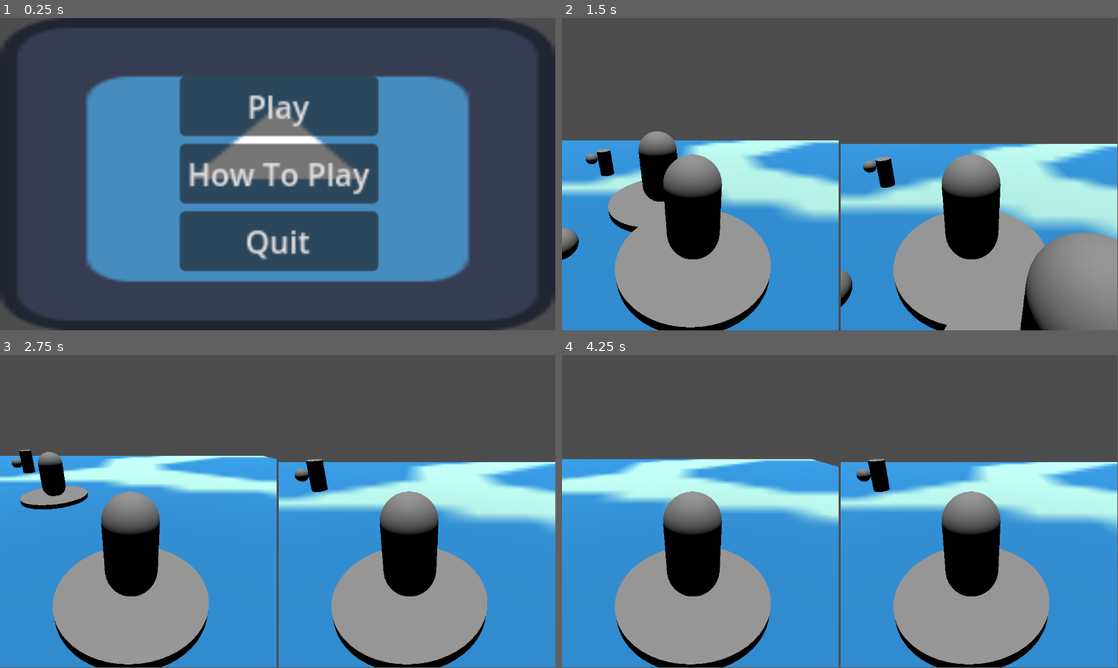
Above: before the commit, frames 1-4 (two rows, left to right).
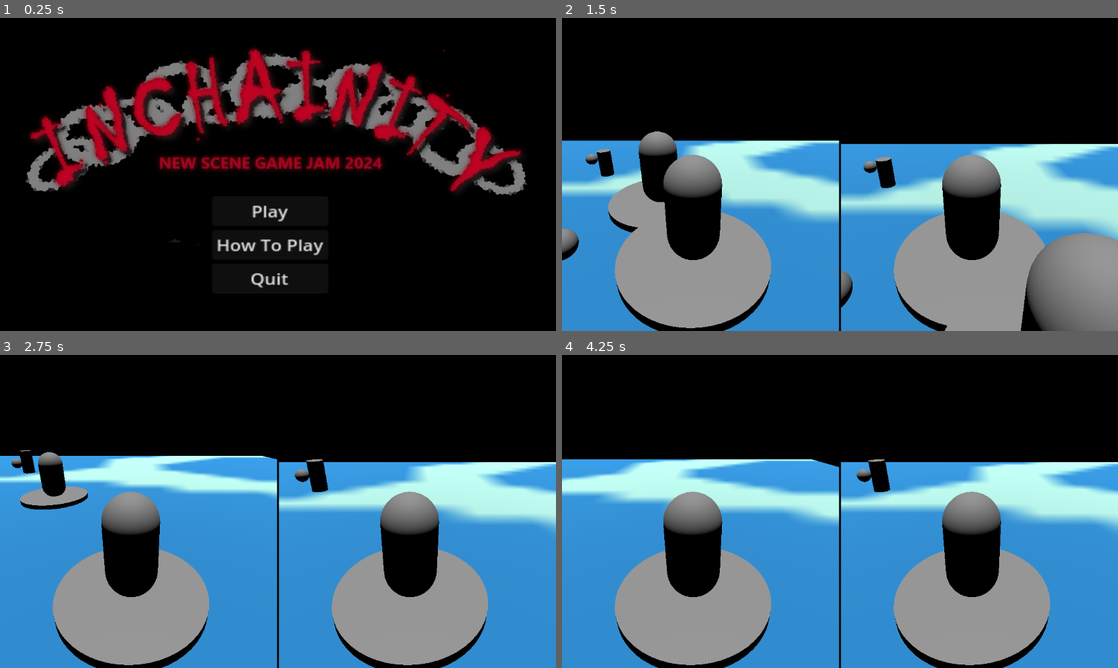
Above: after the commit, the same moments.

Repository: arry424/Chaunch
Game: Godot game, scene res://main_menu.tscn
Same seed, same stepped clock (60 frames per second), same inputs: the game is played once before the commit and once after it. The engine's default icon, where the game draws it, is replaced by a stand-in: a white triangle on a blue panel in a dark square.
Inputs (mouse positions are in pixels of both pictures, inside the frame that each line leads up to):
- Up to frame 1 (0.25 s): no input
- Up to frame 2 (1.5 s): click "Play" at 0.5 s; move the mouse to (962, 158) at 1.27 s; hold D (move_right) from 1.28 s (still down); tap E (pick_up) at 1.35 s
- Up to frame 3 (2.75 s): tap Space (jump) at 1.52, 2.27 s; move the mouse to (166, 527) at 2.02 s; release D (move_right) at 2.03 s; hold S (move_back) from 2.03 s (still down); tap Shift (sprint) at 2.1 s
- Up to frame 4 (4.25 s): move the mouse to (895, 442) at 2.77 s; release S (move_back) at 2.78 s; hold D (move_right) 2.78-3.53 s; tap R (throw) at 2.85 s; move the mouse to (812, 574) at 3.52 s; hold W (move_forward) from 3.53 s (still down); tap E (pick_up) at 3.6 s; tap Space (jump) at 3.77 s
The window is 799x449 before the commit and 800x450 after it. Grey fills any space a smaller window leaves; there, only what the larger window draws over its background counts as a difference.

The runs differ from the first frame. In frame 1, 99% of the frame differs, in the area x 0-100%, y 0-100%; in frame 2, 41%; in frame 3, 34%; in frame 4, 35%.

Commit message:
main menu update

Diff:
--- a/main_menu.tscn
+++ b/main_menu.tscn
@@ -1,7 +1,7 @@
 [gd_scene load_steps=3 format=3 uid="uid://bxr3nedsniuk7"]
 
 [ext_resource type="Script" path="res://main_menu.gd" id="1_8l4py"]
-[ext_resource type="Texture2D" uid="uid://benlvj77o0xp8" path="res://assets/icon.svg" id="2_th527"]
+[ext_resource type="Texture2D" uid="uid://dnlfieapthqw7" path="res://assets/INCHAINITYlogo.png" id="2_dx6i5"]
 
 [node name="MainMenu" type="Control"]
 layout_mode = 3
@@ -14,30 +14,24 @@
 size_flags_vertical = 3
 script = ExtResource("1_8l4py")
 
-[node name="TextureRect" type="TextureRect" parent="."]
-z_index = -1
-layout_mode = 1
-anchors_preset = 15
-anchor_right = 1.0
-anchor_bottom = 1.0
+[node name="TextureRect2" type="TextureRect" parent="."]
+layout_mode = 2
+offset_left = 31.0
+offset_top = -310.0
+offset_right = 1631.0
+offset_bottom = 1290.0
 grow_horizontal = 2
 grow_vertical = 2
-texture = ExtResource("2_th527")
+scale = Vector2(0.7, 0.7)
+texture = ExtResource("2_dx6i5")
 
 [node name="VBoxContainer" type="VBoxContainer" parent="."]
-layout_mode = 1
-anchors_preset = 8
-anchor_left = 0.5
-anchor_top = 0.5
-anchor_right = 0.5
-anchor_bottom = 0.5
-offset_left = -203.0
-offset_top = -203.0
-offset_right = -100.0
-offset_bottom = -102.0
-grow_horizontal = 2
-grow_vertical = 2
-scale = Vector2(4, 4)
+layout_mode = 0
+offset_left = 439.0
+offset_top = 369.0
+offset_right = 542.0
+offset_bottom = 470.0
+scale = Vector2(2.34516, 1.99469)
 
 [node name="PlayButton" type="Button" parent="VBoxContainer"]
 layout_mode = 2
--- a/project.godot
+++ b/project.godot
@@ -22,6 +22,7 @@
 [display]
 
 window/size/mode=2
+window/stretch/mode="viewport"
 
 [input]
 
@@ -171,3 +172,4 @@
 
 renderer/rendering_method="gl_compatibility"
 renderer/rendering_method.mobile="gl_compatibility"
+environment/defaults/default_clear_color=Color(0, 0, 0, 1)
Binary file added: assets/INCHAINITYlogo.png
Not shown, added: assets/INCHAINITYlogo.png.import
